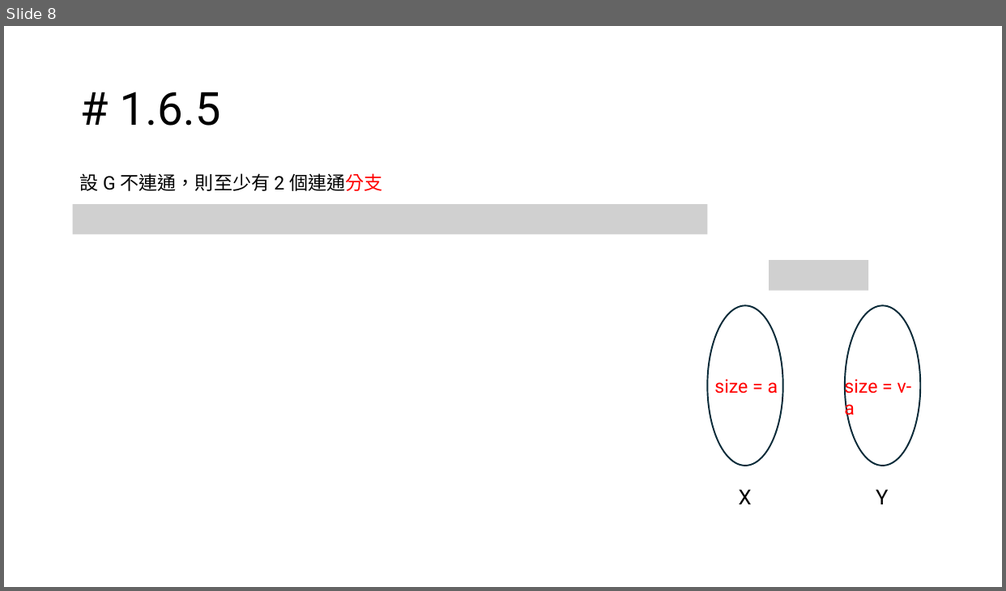
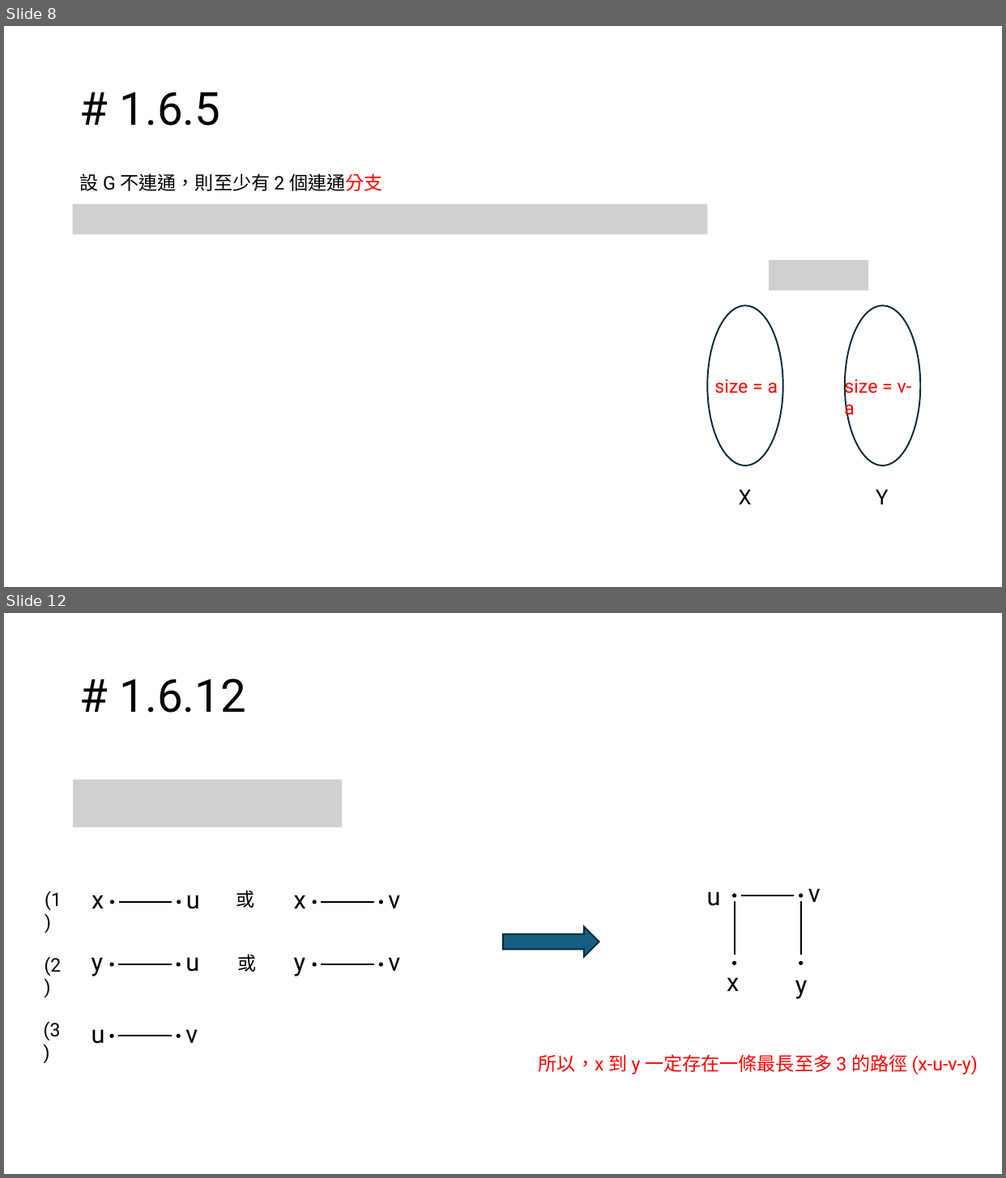
Before and after one commit to PuiPu/senior-college-spring, a slide deck: 圖論/期中圖.pptx. Shown one above the other, each under a label of ours: slide 8 before the commit, slides 8 and 12 after it; the slides between them are not shown. The pictures are 1006x591 and 1006x1178 pixels, drawn with LibreOffice and Linux fonts; fonts in the diff are those of the drawing; grey boxes stand for pictures. Boxes give left, top, right and bottom in pixels: in the first picture for what was removed or moved away, otherwise in the second. Text is boxed around its words. In the diff, an @@ line names an element or a change of style, - is before the commit and + after.

```diff
--- a/圖論/期中圖.pptx
+++ b/圖論/期中圖.pptx
@@ slide 12 added at bbox=[4, 613, 1002, 1174], background #FFFFFF @@
@@ title added at bbox=[120, 679, 247, 713], 44 pt, text #000000 @@
+# 1.6.12
@@ picture added at bbox=[73, 779, 342, 827] @@
@@ text added at bbox=[44, 891, 62, 910], 18 pt, text #000000 @@
+(1)
@@ group added at bbox=[91, 895, 200, 909]: 2 texts, 2 ellipses, 1 line @@
+x
+u
@@ text added at bbox=[236, 890, 254, 908], 18 pt, text #000000 @@
+或
@@ group added at bbox=[294, 895, 400, 909]: 2 texts, 2 ellipses, 1 line @@
+x
+v
@@ line added from (735, 902) to (735, 955), #000000 1.5 pt @@
@@ group added at bbox=[707, 888, 820, 906]: 2 texts, 2 ellipses, 1 line @@
+u
+v
@@ line added from (801, 902) to (801, 955), #000000 1.5 pt @@
@@ right arrow added at bbox=[503, 926, 599, 956], fill #156082, outline #092A39 1.5 pt @@
@@ text added at bbox=[44, 956, 62, 976], 18 pt, text #000000 @@
+(2)
@@ group added at bbox=[91, 957, 199, 977]: 2 texts, 2 ellipses, 1 line @@
+y
+u
@@ text added at bbox=[237, 954, 256, 972], 18 pt, text #000000 @@
+或
@@ group added at bbox=[294, 957, 400, 977]: 2 texts, 2 ellipses, 1 line @@
+y
+v
@@ ellipse added at bbox=[732, 961, 737, 965], fill #000000 @@
@@ ellipse added at bbox=[799, 961, 803, 965], fill #000000 @@
@@ text added at bbox=[727, 977, 739, 991], 24 pt, text #000000 @@
+x
@@ text added at bbox=[795, 980, 808, 999], 24 pt, text #000000 @@
+y
@@ text added at bbox=[44, 1021, 61, 1041], 18 pt, text #000000 @@
+(3)
@@ group added at bbox=[91, 1029, 198, 1044]: 2 texts, 2 ellipses, 1 line @@
+u
+v
@@ text added at bbox=[539, 1054, 978, 1075], 18 pt, text #FF0000 @@
+所以，x 到 y 一定存在一條最長至多 3 的路徑 (x-u-v-y)
```
Also in this commit, not shown: 10 other slides added, 12 other files.
